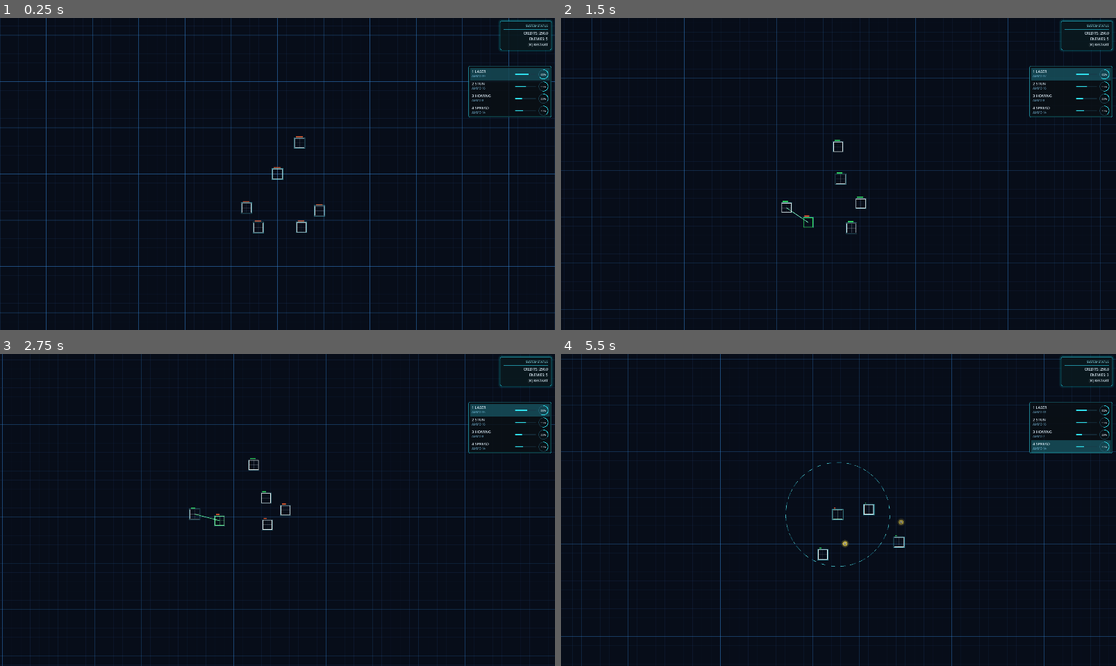
Above: before the commit, frames 1-4 (two rows, left to right).
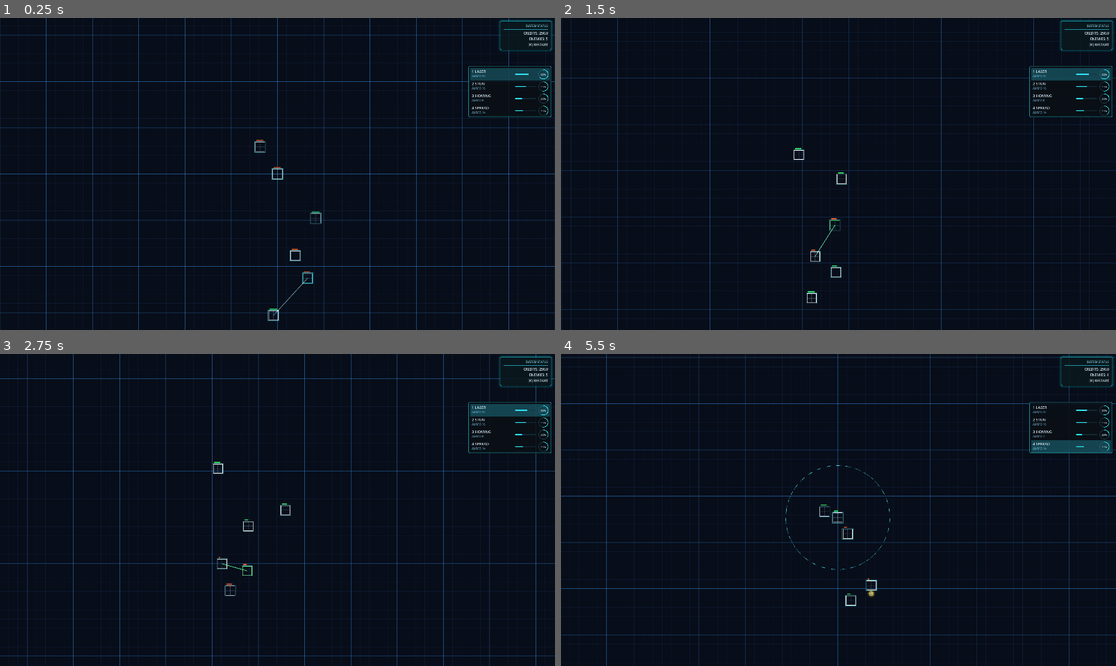
Above: after the commit, the same moments.

Repository: sudheej/neon.io
Game: Godot game, scene res://scenes/Main.tscn
Same seed, same stepped clock (60 frames per second), same inputs: the game is played once before the commit and once after it. Sound files missing from this copy of the repository are replaced by a short silence.
Inputs (mouse positions are in pixels of both pictures, inside the frame that each line leads up to):
- Up to frame 1 (0.25 s): no input
- Up to frame 2 (1.5 s): move the mouse to (960, 158) at 0.52 s; hold D (move_right) 0.53-1.28 s; hold E (expand_mode) 0.53-1.28 s; move the mouse to (727, 189) at 1.27 s; hold S (move_down) from 1.28 s (still down); click (727, 189) at 1.35 s
- Up to frame 3 (2.75 s): move the mouse to (333, 441) at 2.02 s; release S (move_down) at 2.03 s; hold D (move_right) from 2.03 s (still down); hold [ (select_prev_slot) from 2.03 s (still down)
- Up to frame 4 (5.5 s): move the mouse to (810, 572) at 2.77 s; release D (move_right) at 2.78 s; release [ (select_prev_slot) at 2.78 s; hold W (move_up) 2.78-3.53 s; tap Q (toggle_range) at 2.85 s; move the mouse to (1005, 556) at 3.52 s; hold 3 (weapon_homing) 3.53-4.28 s; hold A (move_left) 3.53-5.03 s; move the mouse to (672, 463) at 4.27 s; tap 1 (weapon_laser) at 4.35 s; move the mouse to (866, 510) at 5.02 s; hold S (move_down) from 5.03 s (still down); hold 4 (weapon_spread) from 5.03 s (still down)

The runs differ from the first frame. In frame 1, 0.4% of the frame differs, in the area x 43-59%, y 37-98%; in frame 2, 2.2%; in frame 3, 4.2%; in frame 4, 5.2%, in the area x 0-100%, y 0-100%.

Commit message:
enemy orbs

Diff:
--- a/src/input/AIInputSource.gd
+++ b/src/input/AIInputSource.gd
@@ -5,6 +5,8 @@
 const WeaponSlot = preload("res://src/domain/weapons/WeaponSlot.gd")
 
 const SEEK_RANGE: float = 420.0
+const ORB_SEEK_RANGE: float = 320.0
+const ORB_COMMIT_RANGE: float = 110.0
 const TOO_CLOSE: float = 90.0
 const DODGE_RADIUS: float = 120.0
 const SEPARATION_RADIUS: float = 60.0
@@ -33,7 +35,9 @@
 		return
 	var targets = get_tree().get_nodes_in_group("combatants")
 	_update_target(player, targets, delta)
+	var orb_target = _find_best_orb(player, targets)
 	var move = _compute_seek_vector(player, targets)
+	move += _compute_orb_seek_vector(player, orb_target, targets)
 	move += _compute_separation_vector(player, targets)
 	move += _compute_dodge_vector(player) * 0.6
 	move *= _difficulty_scale()
@@ -165,3 +169,104 @@
 		return 0.5
 	var t = clamp(float(elapsed) / RAMP_TIME, 0.0, 1.0)
 	return lerpf(0.25, 0.7, t)
+
+func _compute_orb_seek_vector(owner: Node2D, orb_target: Node2D, targets: Array) -> Vector2:
+	if orb_target == null or not is_instance_valid(orb_target):
+		return Vector2.ZERO
+	var to_orb = orb_target.global_position - owner.global_position
+	var dist = to_orb.length()
+	if dist <= 0.001:
+		return Vector2.ZERO
+	var pressure = _enemy_pressure(owner, targets)
+	var weight = 0.35 + pressure * 0.15
+	if dist <= ORB_COMMIT_RANGE:
+		weight = 1.0
+	return to_orb.normalized() * weight
+
+func _find_best_orb(owner: Node2D, targets: Array) -> Node2D:
+	var orbs = get_tree().get_nodes_in_group("boost_orbs")
+	if orbs.is_empty():
+		return null
+	var best: Node2D = null
+	var best_score = -INF
+	for o in orbs:
+		var orb = o as Node2D
+		if orb == null or not is_instance_valid(orb):
+			continue
+		if orb.has_method("is_pickable") and not bool(orb.is_pickable()):
+			continue
+		var dist = owner.global_position.distance_to(orb.global_position)
+		if dist > ORB_SEEK_RANGE:
+			continue
+		var score = _score_orb(owner, orb, dist, targets)
+		if score > best_score:
+			best_score = score
+			best = orb
+	return best
+
+func _score_orb(owner: Node2D, orb: Node2D, dist: float, targets: Array) -> float:
+	if not orb.has_method("get_boost_type") or not orb.has_method("get_amount"):
+		return -INF
+	var boost_type = int(orb.get_boost_type())
+	var amount = maxf(float(orb.get_amount()), 0.0)
+	if amount <= 0.0:
+		return -INF
+	var proximity = 1.0 / max(dist, 18.0)
+	var desirability = 0.0
+	match boost_type:
+		0: # XP
+			var credits = float(owner.get("xp"))
+			desirability = lerpf(1.35, 0.6, clampf(credits / 140.0, 0.0, 1.0))
+		1: # AMMO
+			desirability = _ammo_orb_desirability(owner, orb)
+		2: # HEALTH
+			var hp = float(owner.get("health"))
+			var max_hp = maxf(float(owner.get("max_health")), 0.001)
+			var missing_ratio = clampf((max_hp - hp) / max_hp, 0.0, 1.0)
+			desirability = 0.4 + missing_ratio * 2.6
+	var pressure = _enemy_pressure(owner, targets)
+	if boost_type == 2:
+		desirability += pressure * 0.9
+	elif pressure > 0.7:
+		desirability *= 0.75
+	return amount * proximity * desirability
+
+func _ammo_orb_desirability(owner: Node2D, orb: Node2D) -> float:
+	if not owner.has_node("WeaponSystem"):
+		return 0.0
+	if not orb.has_method("get_weapon_type"):
+		return 0.0
+	var system = owner.get_node("WeaponSystem")
+	var weapon_type = int(orb.get_weapon_type())
+	if not system.has_method("get_weapon_ammo") or not system.has_method("get_weapon_capacity"):
+		return 0.0
+	var ammo = int(system.get_weapon_ammo(weapon_type))
+	var cap = max(1, int(system.get_weapon_capacity(weapon_type)))
+	var need = clampf(float(cap - ammo) / float(cap), 0.0, 1.0)
+	if need <= 0.0:
+		return 0.2
+	return 0.35 + need * (1.8 + _profile_weapon_bias(weapon_type))
+
+func _profile_weapon_bias(weapon_type: int) -> float:
+	match profile:
+		AIProfile.LASER:
+			return 0.9 if weapon_type == WeaponSlot.WeaponType.LASER else 0.1
+		AIProfile.STUNNER:
+			return 0.9 if weapon_type == WeaponSlot.WeaponType.STUN else 0.15
+		AIProfile.HOMING:
+			return 0.9 if weapon_type == WeaponSlot.WeaponType.HOMING else 0.2
+		AIProfile.SPREADER:
+			return 0.9 if weapon_type == WeaponSlot.WeaponType.SPREAD else 0.2
+		_:
+			return 0.45 if weapon_type == WeaponSlot.WeaponType.SPREAD else 0.3
+
+func _enemy_pressure(owner: Node2D, targets: Array) -> float:
+	var closest = SEEK_RANGE
+	for t in targets:
+		var node = t as Node2D
+		if node == null or node == owner:
+			continue
+		var d = owner.global_position.distance_to(node.global_position)
+		if d < closest:
+			closest = d
+	return clampf(1.0 - (closest / SEEK_RANGE), 0.0, 1.0)
--- a/src/presentation/world/BoostOrb.gd
+++ b/src/presentation/world/BoostOrb.gd
@@ -33,6 +33,9 @@
 	initial_amount = maxf(amount, 0.001)
 	_base_color = _resolve_color()
 	queue_redraw()
+
+func _ready() -> void:
+	add_to_group("boost_orbs")
 
 func _process(delta: float) -> void:
 	if _invalidating:
@@ -54,6 +57,18 @@
 
 func get_pickup_radius() -> float:
 	return _current_radius() + PICKUP_PADDING
+
+func get_boost_type() -> int:
+	return boost_type
+
+func get_weapon_type() -> int:
+	return weapon_type
+
+func get_amount() -> float:
+	return amount
+
+func is_pickable() -> bool:
+	return (not _invalidating) and amount > 0.0
 
 func is_entity_in_pickup_range(entity: Node2D) -> bool:
 	if entity == null or not is_instance_valid(entity):
--- a/src/presentation/world/World.gd
+++ b/src/presentation/world/World.gd
@@ -5,6 +5,11 @@
 
 const ENEMY_START: int = 5
 const ENEMY_SPAWN_RADIUS: float = 260.0
+const ENEMY_SPAWN_RADIUS_FAR: float = 420.0
+const ACTION_SPAWN_CHANCE: float = 0.55
+const PLAYER_FAR_SPAWN_CHANCE: float = 0.45
+const ACTION_SPAWN_MIN_RADIUS: float = 84.0
+const ACTION_SPAWN_MAX_RADIUS: float = 240.0
 const MAX_ENEMIES: int = 16
 const SPAWN_INTERVAL: float = 2.2
 const SURGE_CYCLE_SECONDS: float = 36.0
@@ -125,13 +130,23 @@
 	var player_radius = 16.0
 	if player.has_method("get_collision_radius"):
 		player_radius = float(player.get_collision_radius())
+	var combatants = _get_combatants()
+	var anchor = player.global_position
 	var min_radius = maxf(120.0, player_radius + enemy_radius + 12.0)
-	var combatants = _get_combatants()
-	var pos = player.global_position
+	var max_radius = ENEMY_SPAWN_RADIUS
+	if randf() < ACTION_SPAWN_CHANCE:
+		anchor = _pick_action_spawn_anchor(combatants)
+		if anchor.distance_to(player.global_position) > 1.0:
+			min_radius = maxf(ACTION_SPAWN_MIN_RADIUS, enemy_radius + 10.0)
+			max_radius = ACTION_SPAWN_MAX_RADIUS
+	if anchor.distance_to(player.global_position) <= 1.0 and randf() < PLAYER_FAR_SPAWN_CHANCE:
+		min_radius = maxf(min_radius, 185.0)
+		max_radius = ENEMY_SPAWN_RADIUS_FAR
+	var pos = anchor
 	for _i in range(12):
 		var angle = randf_range(0.0, TAU)
-		var radius = randf_range(min_radius, ENEMY_SPAWN_RADIUS)
-		var candidate = player.global_position + Vector2(cos(angle), sin(angle)) * radius
+		var radius = randf_range(min_radius, max_radius)
+		var candidate = anchor + Vector2(cos(angle), sin(angle)) * radius
 		var ok = true
 		for entity in combatants:
 			var node = entity as Node2D
@@ -160,6 +175,26 @@
 		enemy.set_ai_enabled(true)
 	if enemy.has_signal("died"):
 		enemy.died.connect(_on_combatant_died)
+
+func _pick_action_spawn_anchor(combatants: Array[Node]) -> Vector2:
+	if boost_orbs_root != null and boost_orbs_root.get_child_count() > 0 and randf() < 0.45:
+		var index = randi() % boost_orbs_root.get_child_count()
+		var orb = boost_orbs_root.get_child(index) as Node2D
+		if orb != null and is_instance_valid(orb):
+			return orb.global_position
+	var non_player: Array[Node2D] = []
+	for entity in combatants:
+		var node = entity as Node2D
+		if node == null or not is_instance_valid(node):
+			continue
+		if node == player:
+			continue
+		if bool(node.get("is_dying")):
+			continue
+		non_player.append(node)
+	if non_player.is_empty():
+		return player.global_position
+	return non_player[randi() % non_player.size()].global_position
 
 func _maybe_spawn_enemy(delta: float, enemy_count: int) -> void:
 	spawn_timer -= delta
Not shown, changed: AGENTS.md
Not shown, changed: README.md
Not shown, changed: TODO.md
Not shown, changed: docs/ARCHITECTURE.md
